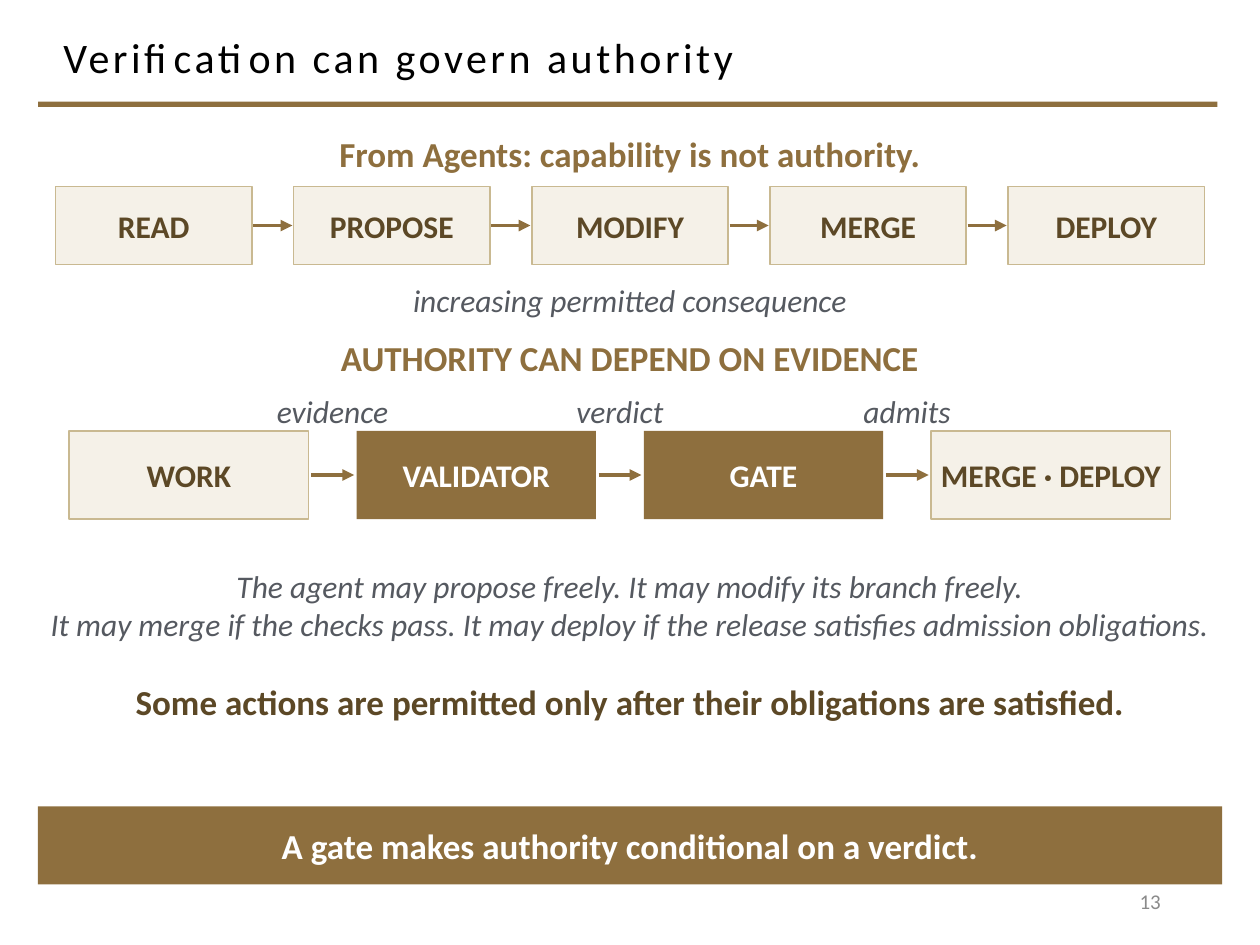
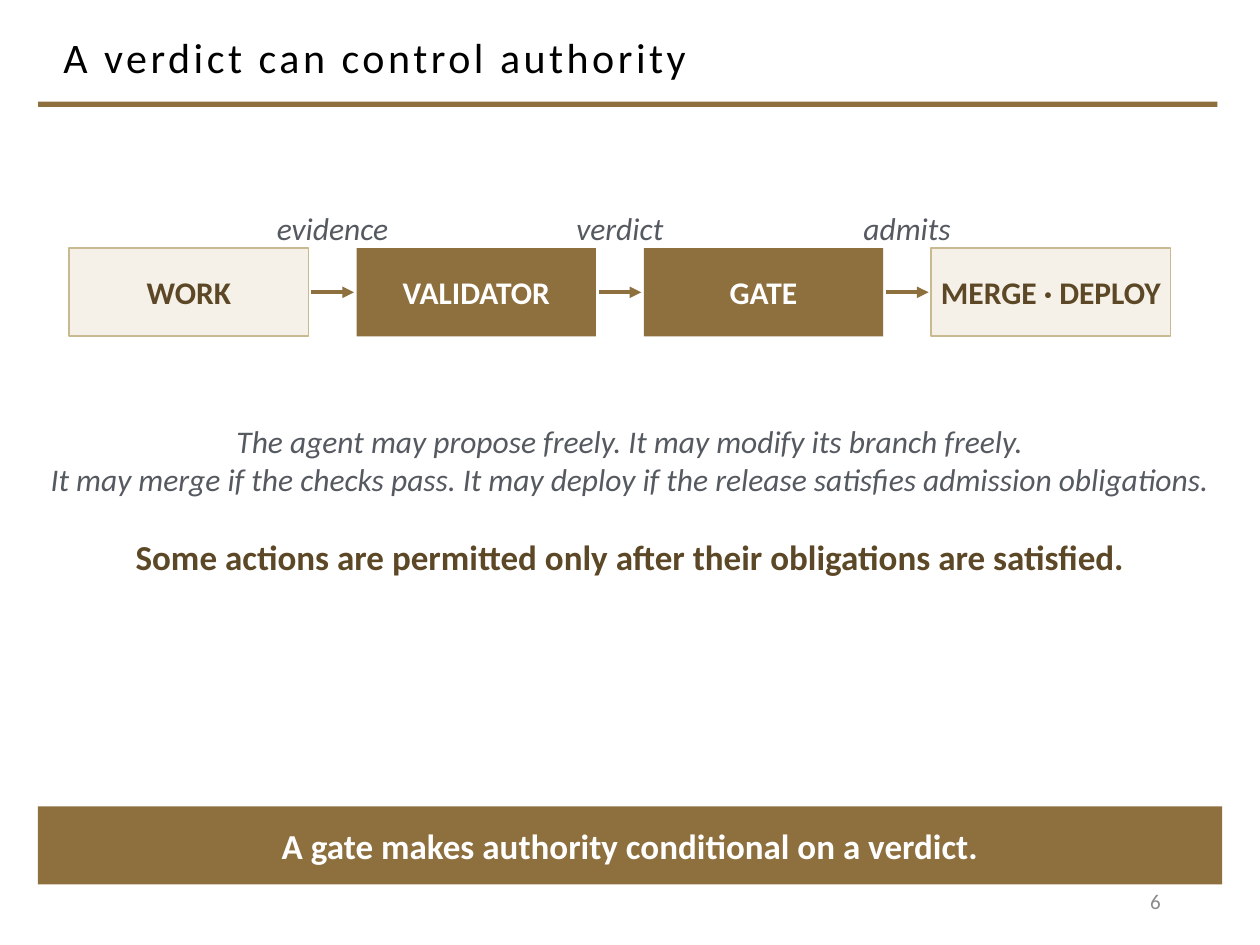
Before and after one commit to davisjam/model-based-agentic-software-engineering, a slide deck: slide 6 of course/lectures/act-2-delegation-and-control/03-alignment/2-3-Alignment.pptx (slide 13 before the commit). Drawn at 1260x945 pixels with LibreOffice and Linux fonts; fonts in the diff are those of the drawing; background and template pictures are left out. Boxes give left, top, right and bottom in pixels: in the first picture for what was removed or moved away, otherwise in the second. Text is boxed around its words. In the diff, an @@ line names an element or a change of style, - is before the commit and + after.

```diff
--- a/course/lectures/act-2-delegation-and-control/03-alignment/2-3-Alignment.pptx
+++ b/course/lectures/act-2-delegation-and-control/03-alignment/2-3-Alignment.pptx
@@ title at <box>63,43,686,80</box>: text changed @@
-Verification can govern authority
+A verdict can control authority
@@ text removed at <box>339,142,920,173</box> @@
-From Agents: capability is not authority.
@@ rectangle removed at <box>55,186,252,265</box> @@
-READ
@@ rectangle removed at <box>294,186,490,265</box> @@
-PROPOSE
@@ rectangle removed at <box>532,186,728,265</box> @@
-MODIFY
@@ rectangle removed at <box>770,186,966,265</box> @@
-MERGE
@@ rectangle removed at <box>1008,186,1205,265</box> @@
-DEPLOY
@@ arrow removed from (253, 226) to (292, 226) @@
@@ arrow removed from (491, 226) to (530, 226) @@
@@ arrow removed from (730, 226) to (769, 226) @@
@@ arrow removed from (968, 226) to (1007, 226) @@
@@ text removed at <box>413,290,846,318</box> @@
-increasing permitted consequence
@@ 4 rectangles, 3 texts, 3 arrows: place and size @@
-4 rectangles, 3 texts, 3 arrows at <box>69,401,1171,519</box>
+4 rectangles, 3 texts, 3 arrows at <box>69,218,1171,336</box>
@@ text removed at <box>341,348,918,372</box> @@
-AUTHORITY CAN DEPEND ON EVIDENCE
@@ text "The agent may propose freely. ...": place and size @@
-text "The agent may propose freely. ..." at <box>51,576,1208,642</box>
+text "The agent may propose freely. ..." at <box>51,431,1208,497</box>
@@ text "Some actions are permitted only ...": place and size @@
-text "Some actions are permitted only ..." at <box>136,690,1123,721</box>
+text "Some actions are permitted only ..." at <box>136,545,1123,576</box>
@@ page number at <box>1150,895,1161,909</box>: text changed @@
-13
+6
```
Also in this commit, not shown: 13 other slides changed, 7 slides removed.
